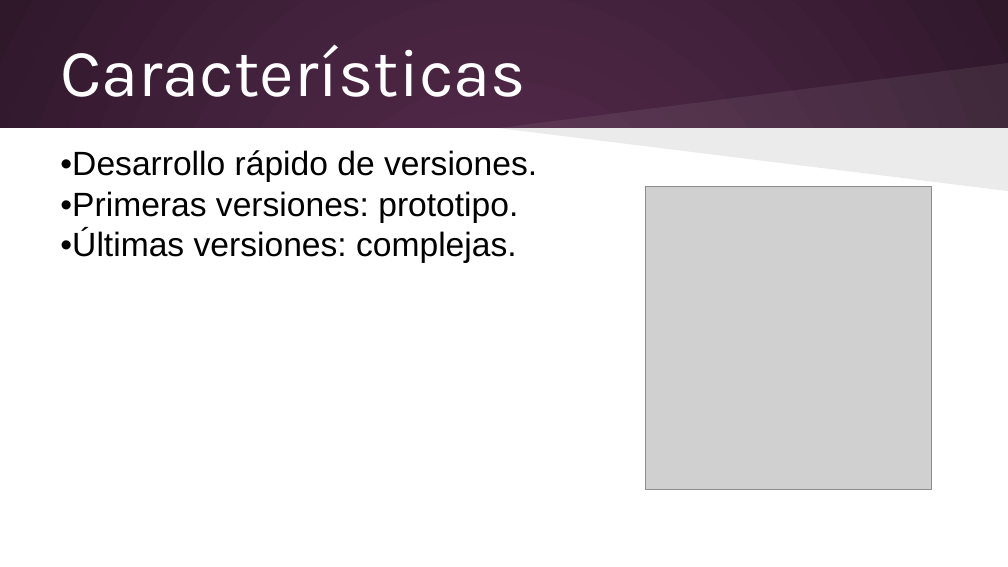
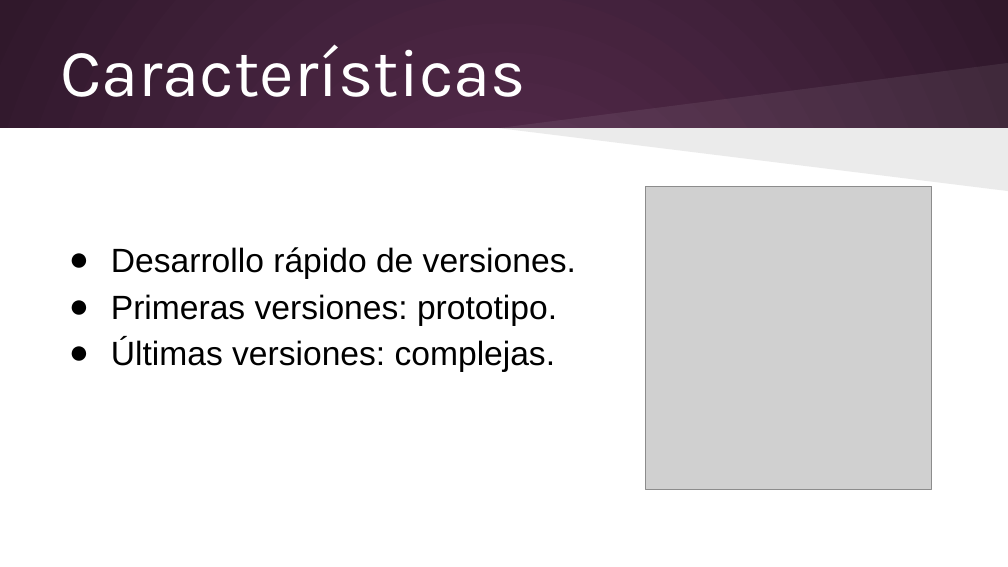
Before and after one commit to elizabethvillalobos/cenfotec-proyecto-1, a slide deck: slide 5 of Entregables/Alvaro/Metodologías de Desarrollo/Presentación viernes 13 de junio.pptx (slide 4 before the commit). Drawn at 1008x567 pixels with LibreOffice and Linux fonts; fonts in the diff are those of the drawing; grey boxes stand for pictures. Boxes give left, top, right and bottom in pixels: in the first picture for what was removed or moved away, otherwise in the second. Text is boxed around its words. In the diff, an @@ line names an element or a change of style, - is before the commit and + after.

```diff
--- a/Entregables/Alvaro/Metodologías de Desarrollo/Presentación viernes 13 de junio.pptx
+++ b/Entregables/Alvaro/Metodologías de Desarrollo/Presentación viernes 13 de junio.pptx
@@ text at (x1=111, y1=247, x2=576, y2=372): text changed @@
-•Desarrollo rápido de versiones.
-•Primeras versiones: prototipo.
-•Últimas versiones: complejas.
+● Desarrollo rápido de versiones.
+● Primeras versiones: prototipo.
+● Últimas versiones: complejas.
```
Also in this commit, not shown: 16 other slides changed, 1 slide added, 26 other files.
